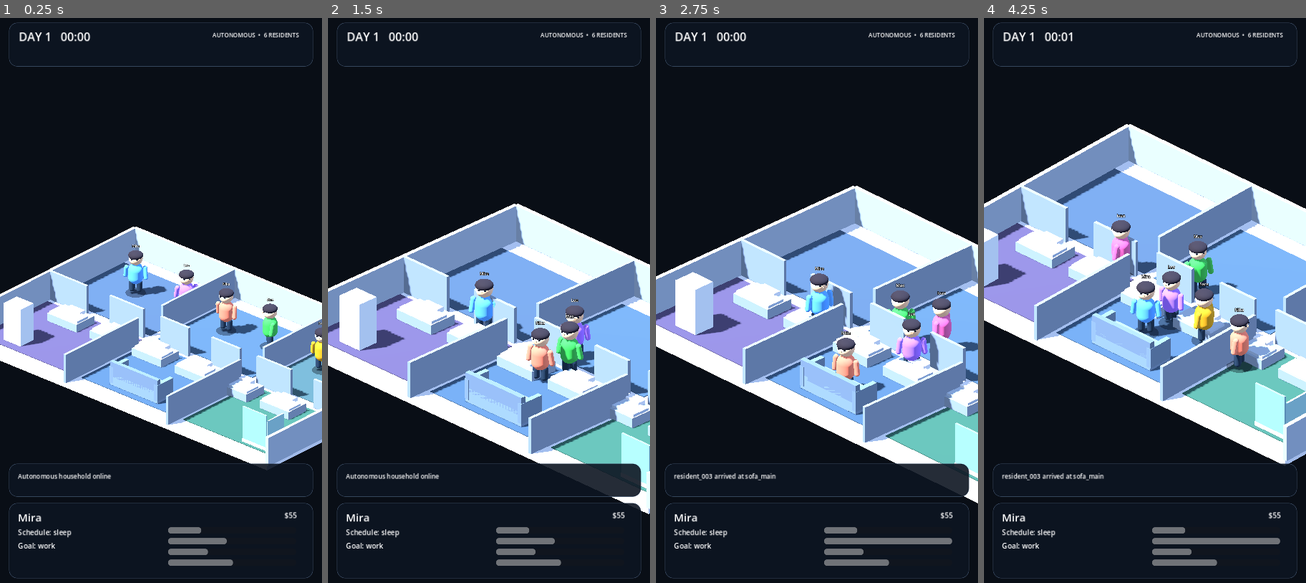
Above: before the commit, frames 1-4 (left to right).
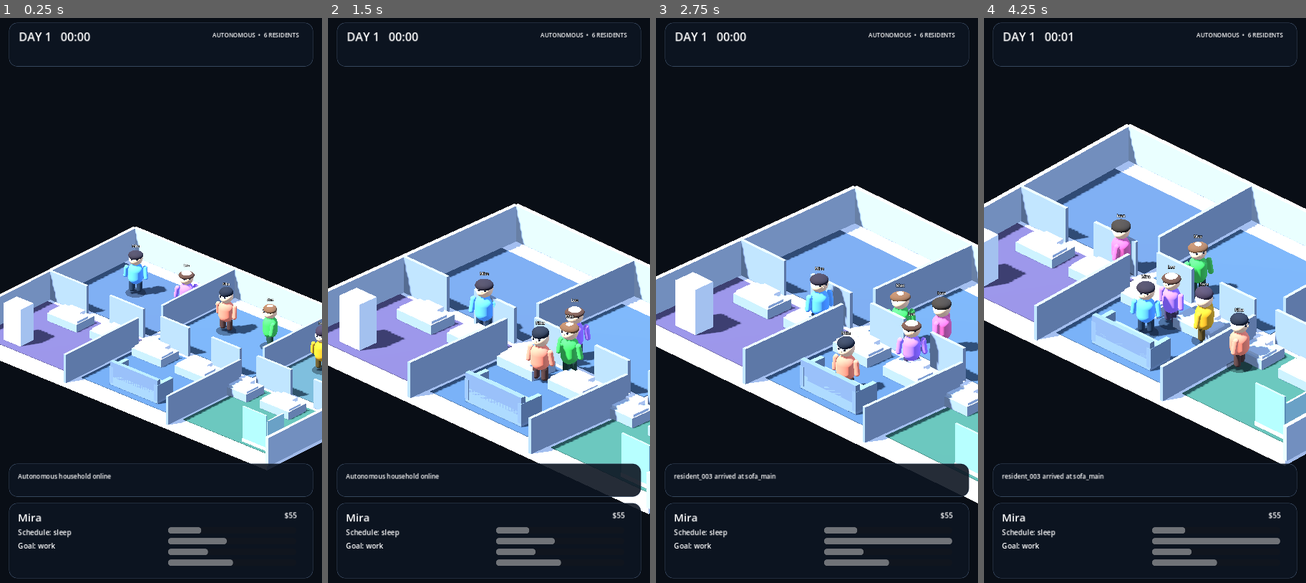
Above: after the commit, the same moments.

Repository: motomotoo2001-maker/lifebox-live
Game: Godot game, scene res://scenes/debug/visual_showcase.tscn
Same seed, same stepped clock (60 frames per second), same inputs: the game is played once before the commit and once after it. The project has no main scene, so this scene is started directly.
Inputs:
- Up to frame 1 (0.25 s): no input
- Up to frame 2 (1.5 s): no input
- Up to frame 3 (2.75 s): no input
- Up to frame 4 (4.25 s): no input

The runs differ from the first frame. In frame 1, 0.3% of the frame differs, in the area x 55-100%, y 44-62%; in frame 2, 0.4%; in frame 3, 0.4%; in frame 4, 0.6%, in the area x 39-90%, y 35-63%.

Commit message:
feat: assign resident visual profiles in shell

Diff:
--- a/scripts/presentation/visual_simulation_shell.gd
+++ b/scripts/presentation/visual_simulation_shell.gd
@@ -69,6 +69,7 @@
 
 		actor.bind_character(character.id)
 		actor.set_display_name(character.display_name)
+		actor.set_visual_profile(index)
 		actor.set_visual_color(_palette[index % _palette.size()])
 		actor.movement_arrived.connect(_on_actor_arrived)
 		actor.movement_failed.connect(_on_actor_failed)
